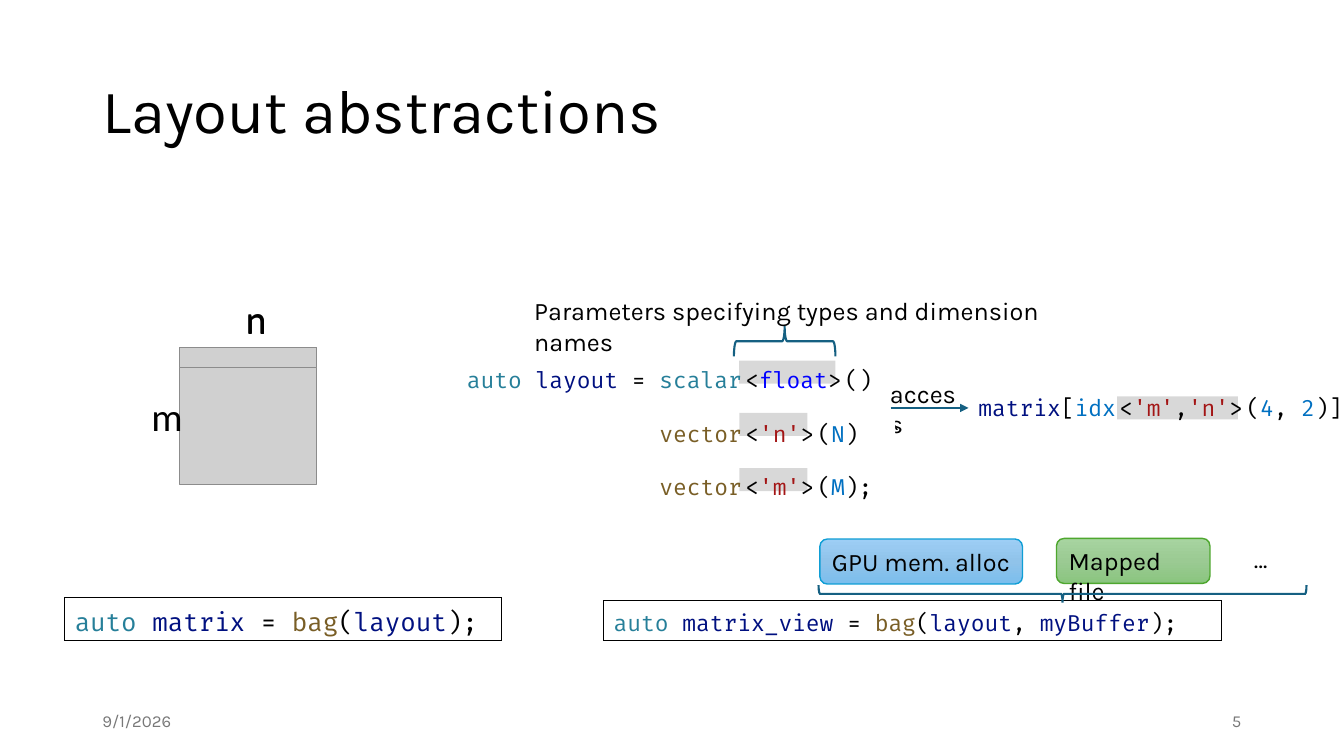
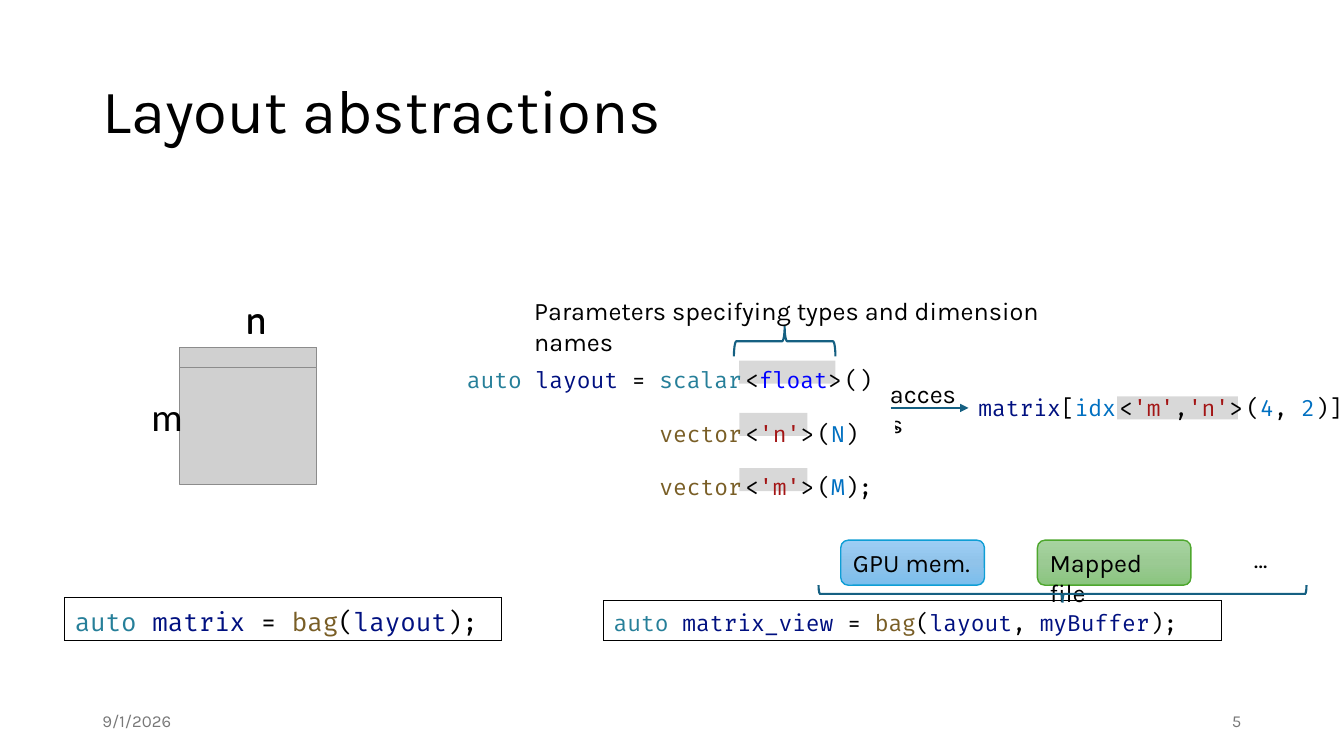
Before and after one commit to jiriklepl/phd-thesis, a slide deck: slide 5 of slides/Optimizing Memory Layouts and Traversal Orders in High-Performance Computing.pptx. Drawn at 1344x756 pixels with LibreOffice and Linux fonts; fonts in the diff are those of the drawing; grey boxes stand for pictures; background and template pictures are left out. Boxes give left, top, right and bottom in pixels: in the first picture for what was removed or moved away, otherwise in the second. Text is boxed around its words. In the diff, an @@ line names an element or a change of style, - is before the commit and + after.

```diff
--- a/slides/Optimizing Memory Layouts and Traversal Orders in High-Performance Computing.pptx
+++ b/slides/Optimizing Memory Layouts and Traversal Orders in High-Performance Computing.pptx
@@ rounded rectangle "GPU mem.": place and size @@
-rounded rectangle "GPU mem." at <box>820,539,1022,585</box>
+rounded rectangle "GPU mem." at <box>841,540,985,586</box>
@@ text in rounded rectangle at <box>853,556,970,573</box>: text changed @@
-GPU mem. alloc
+GPU mem.
@@ rounded rectangle "Mapped file": place and size @@
-rounded rectangle "Mapped file" at <box>1057,538,1210,584</box>
+rounded rectangle "Mapped file" at <box>1037,540,1191,586</box>
```
Also in this commit, not shown: 9 other slides changed, 1 slide removed.
